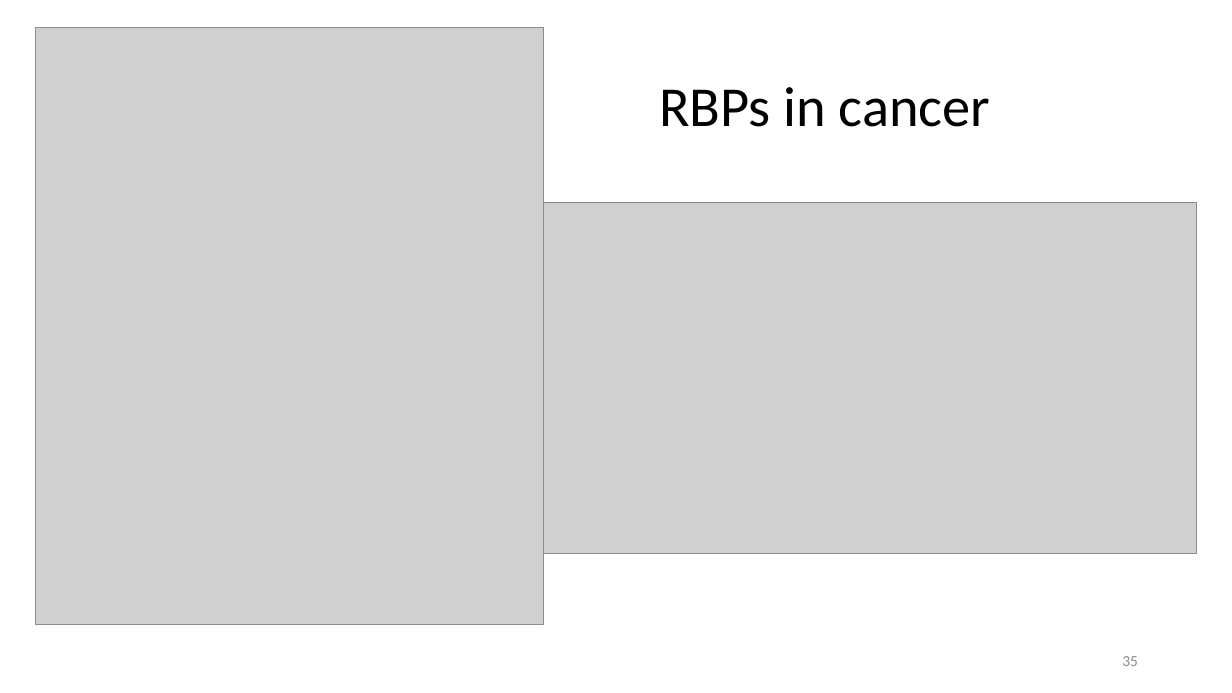
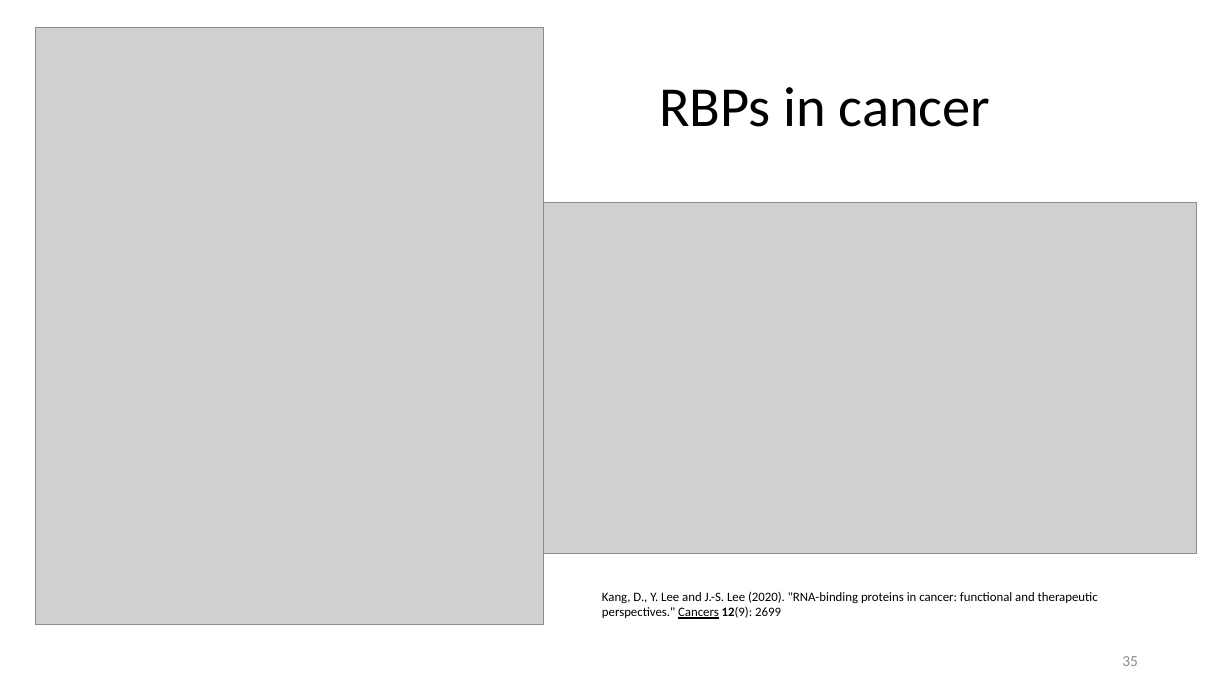
Before and after one commit to datascience-mobi-2022/2022-topic-03-team-05, a slide deck: slide 35 of Project Proposal_temporary draft.pptx. Drawn at 1232x693 pixels with LibreOffice and Linux fonts; fonts in the diff are those of the drawing; grey boxes stand for pictures. Boxes give left, top, right and bottom in pixels: in the first picture for what was removed or moved away, otherwise in the second. Text is boxed around its words. In the diff, an @@ line names an element or a change of style, - is before the commit and + after.

```diff
--- a/Project Proposal_temporary draft.pptx
+++ b/Project Proposal_temporary draft.pptx
@@ text added at (602, 592, 1098, 619), 10 pt, text #000000 @@
+Kang, D., Y. Lee and J.-S. Lee (2020). "RNA-binding proteins in cancer: functional and therapeutic perspectives." Cancers 12(9): 2699
```
Also in this commit, not shown: 9 other slides changed, 1 slide added, 1 slide removed.
